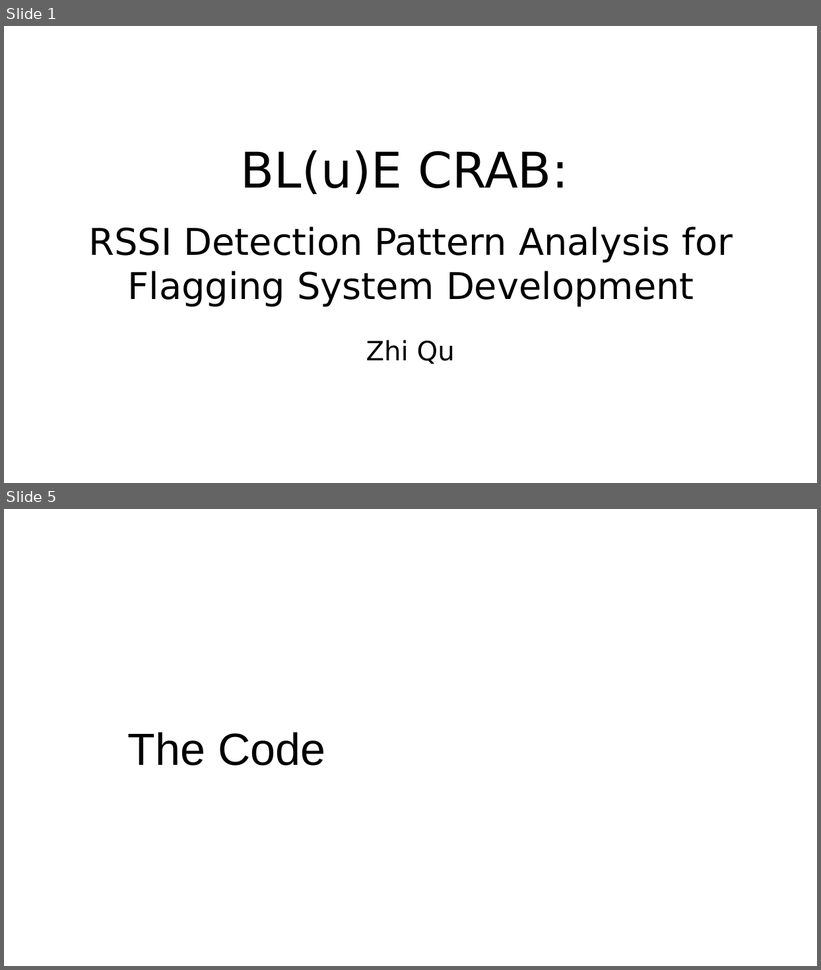
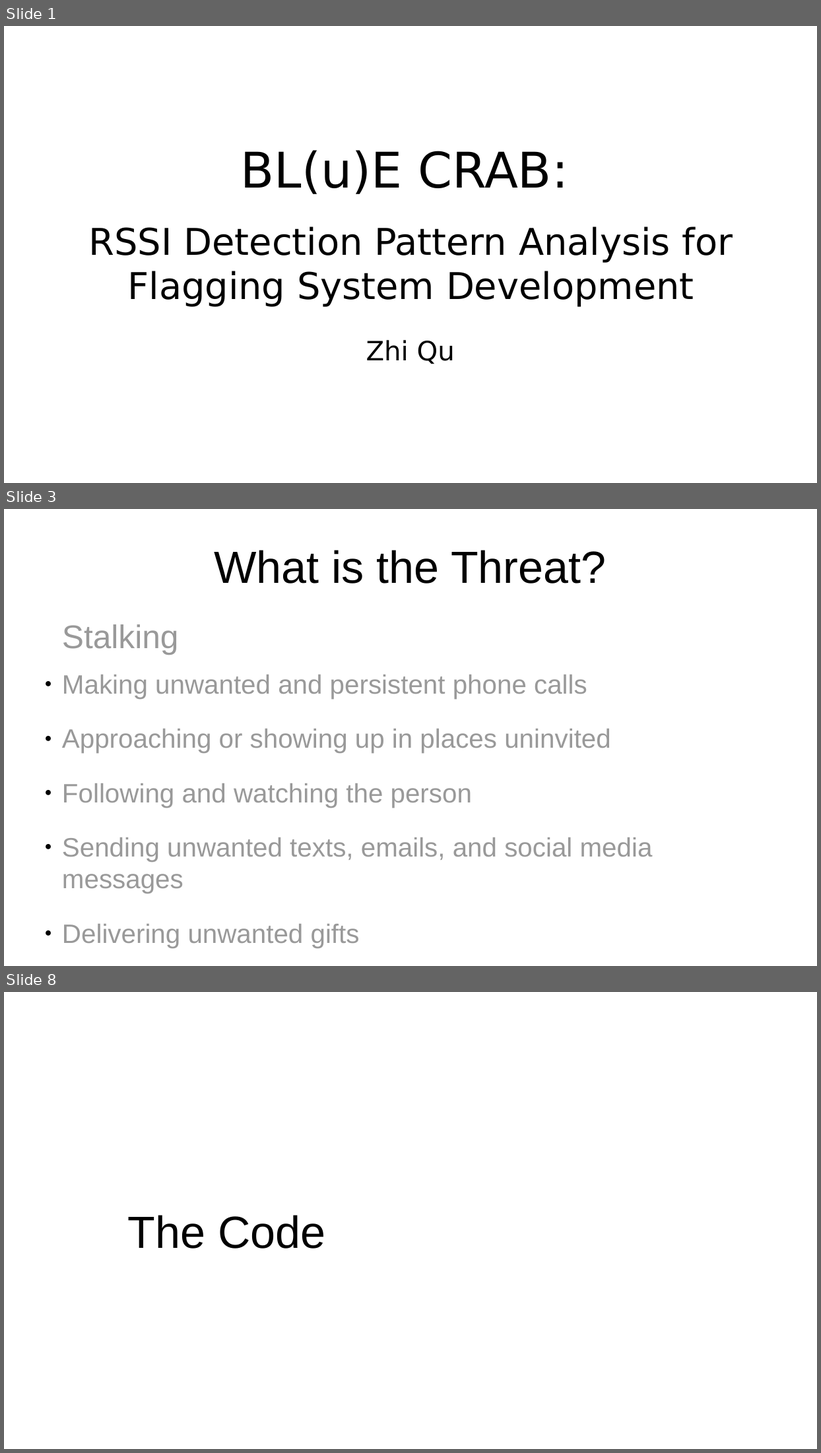
Before and after one commit to JaneQu-26/RSSI_Graphing, a slide deck: Blue Crab slide.odp. Shown one above the other, each under a label of ours: slides 1 and 5 before the commit, slides 1, 3 and 8 after it; the slides between them are not shown. The pictures are 821x970 and 821x1453 pixels, drawn with LibreOffice and Linux fonts; fonts in the diff are those of the drawing. Boxes give left, top, right and bottom in pixels: in the first picture for what was removed or moved away, otherwise in the second. Text is boxed around its words. In the diff, an @@ line names an element or a change of style, - is before the commit and + after.

```diff
--- a/Blue Crab slide.odp
+++ b/Blue Crab slide.odp
@@ slide 3 added at <box>4,509,817,966</box>, background #FFFFFF @@
@@ title added at <box>214,550,606,584</box>, 44 pt, text #000000 @@
+What is the Threat?
@@ subtitle added at <box>62,625,653,949</box>, 26 pt, text #999999 @@
+Stalking
+● Making unwanted and persistent phone calls
+● Approaching or showing up in places uninvited
+● Following and watching the person
+● Sending unwanted texts, emails, and social media messages
+● Delivering unwanted gifts
+● Utilizing technology for monitoring and tracking
@@ what was slide 5 is now slide 8 @@
```
Also in this commit, not shown: 2 slides changed, 3 other slides added, 1 slide removed, 1 other file.
